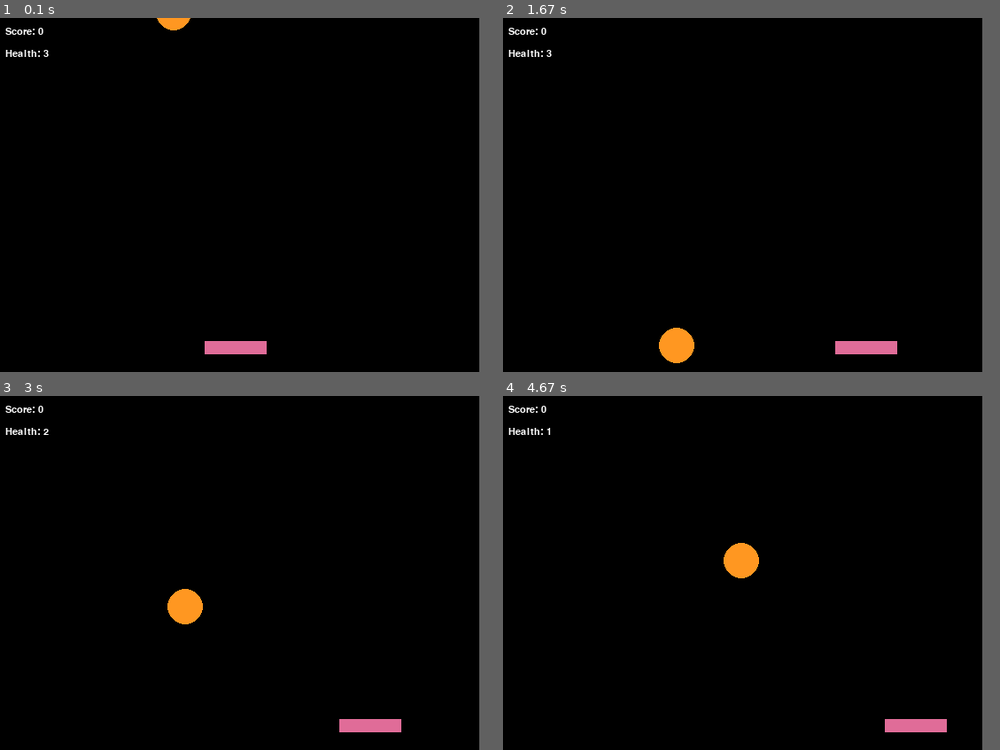
Above: before the commit, frames 1-4 (two rows, left to right).
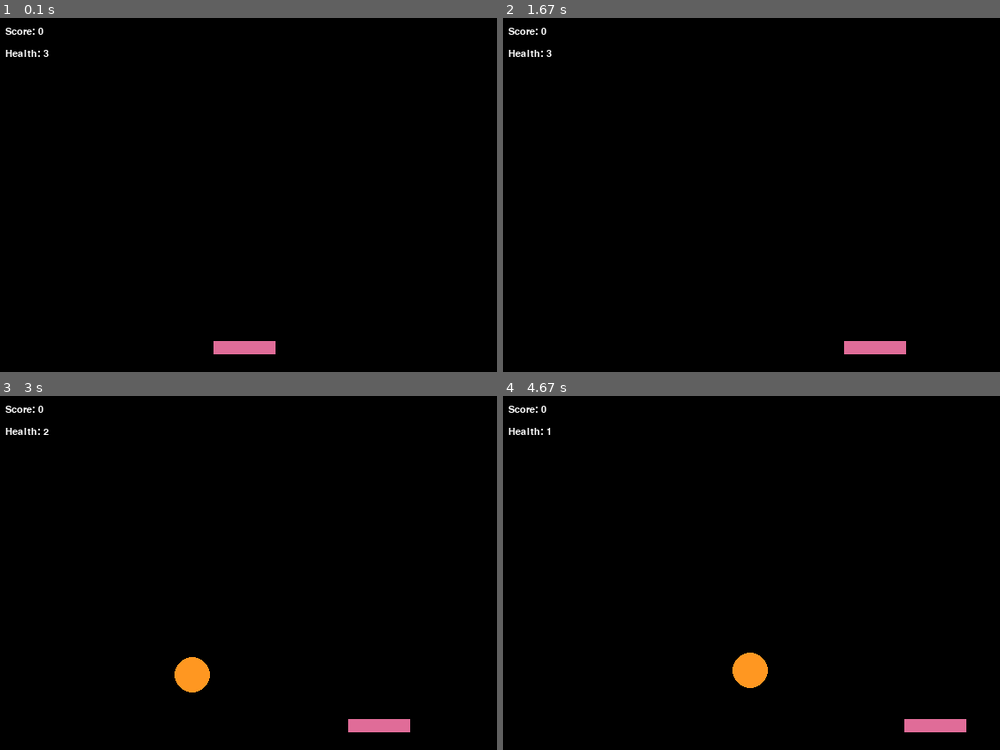
Above: after the commit, the same moments.

Repository: cwrlcarl/pygame-mini-games
Game: pygame game, started from falling-objects/main.py
Same seed, same stepped clock (60 frames per second), same inputs: the game is played once before the commit and once after it.
Inputs:
- Up to frame 1 (0.1 s): no input
- Up to frame 2 (1.67 s): hold Right 0.33-0.8 s; hold Right 0.83-1.3 s; hold Left from 1.33 s (still down)
- Up to frame 3 (3 s): release Left at 1.87 s; hold Left 1.9-2.3 s; hold Right 2.33-2.97 s
- Up to frame 4 (4.67 s): hold Left 3-3.47 s; hold Right 3.5-3.97 s; hold Right 4-4.47 s; hold Left from 4.5 s (still down)
In our replay, the window is 550x400 before the commit and 570x400 after it. These sizes can differ from the game's own. Grey fills any space a smaller window leaves; there, only what the larger window draws over its background counts as a difference.

The runs differ from the first frame. In frame 1, 0.3% of the frame differs, in the area x 31-56%, y 0-95%; in frame 2, 0.7%; in frame 3, 1.2%; in frame 4, 1.4%, in the area x 44-94%, y 41-95%.

Commit message:
Add game SFX

Diff:
--- a/falling-objects/main.py
+++ b/falling-objects/main.py
@@ -1,29 +1,41 @@
 import pygame
 import random
+import os
 
 pygame.init()
 
+SCREEN_WIDTH, SCREEN_HEIGHT = 570, 400
 FPS = 60
-SCREEN_WIDTH, SCREEN_HEIGHT = 550, 400
 
 screen = pygame.display.set_mode((SCREEN_WIDTH, SCREEN_HEIGHT))
 pygame.display.set_caption("Catch the flying ahh object")
+
 main_screen_font = pygame.font.SysFont("Monocraft", 17)
 game_over_font = pygame.font.SysFont("Monocraft", 80)
 subtext_font = pygame.font.SysFont("Monocraft", 13)
 
-PLAYER_WIDTH, PLAYER_HEIGHT = 70, 15
-PLAYER_SPEED = 4
+BASE_DIR = os.path.dirname(__file__)
+ASSETS_DIR = os.path.join(BASE_DIR, 'assets')
+catch_sfx = os.path.join(ASSETS_DIR, 'catch-sfx.wav')
+fall_sfx = os.path.join(ASSETS_DIR, 'fall-sfx.wav')
+game_over_sfx = os.path.join(ASSETS_DIR, 'game-over-sfx.ogg')
 
-X_POS, Y_POS = random.randint(0, SCREEN_WIDTH - 50), -50
-RADIUS = 20
-FALL_SPEED = 4
+catch_sfx = pygame.mixer.Sound(catch_sfx)
+fall_sfx = pygame.mixer.Sound(fall_sfx)
+game_over_sfx = pygame.mixer.Sound(game_over_sfx)
 
 BG_COLOR = (0, 0, 0)
 MAIN_TEXT_COLOR = (255, 255, 255)
 SUBTEXT_COLOR = (171, 171, 171)
 PLAYER_COLOR = (224, 108, 152)
 OBJECT_COLOR = (255, 151, 33)
+
+PLAYER_WIDTH, PLAYER_HEIGHT = 70, 15
+PLAYER_SPEED = 4
+
+X_POS, Y_POS = random.randint(0, SCREEN_WIDTH - 50), -100
+RADIUS = 20
+FALL_SPEED = 5
 
 
 def draw_window(player_rect, object_rect, score, health, game_over):
@@ -71,13 +83,16 @@
     if object_rect.y > SCREEN_HEIGHT:
         health -= 1
         reset_object(object_rect)
+        fall_sfx.play()
 
         if health <= 0:
             game_over = True
+            game_over_sfx.play()
 
     if player_rect.colliderect(object_rect):
         score += 10
         reset_object(object_rect)
+        catch_sfx.play()
 
     return score, health, game_over
 
